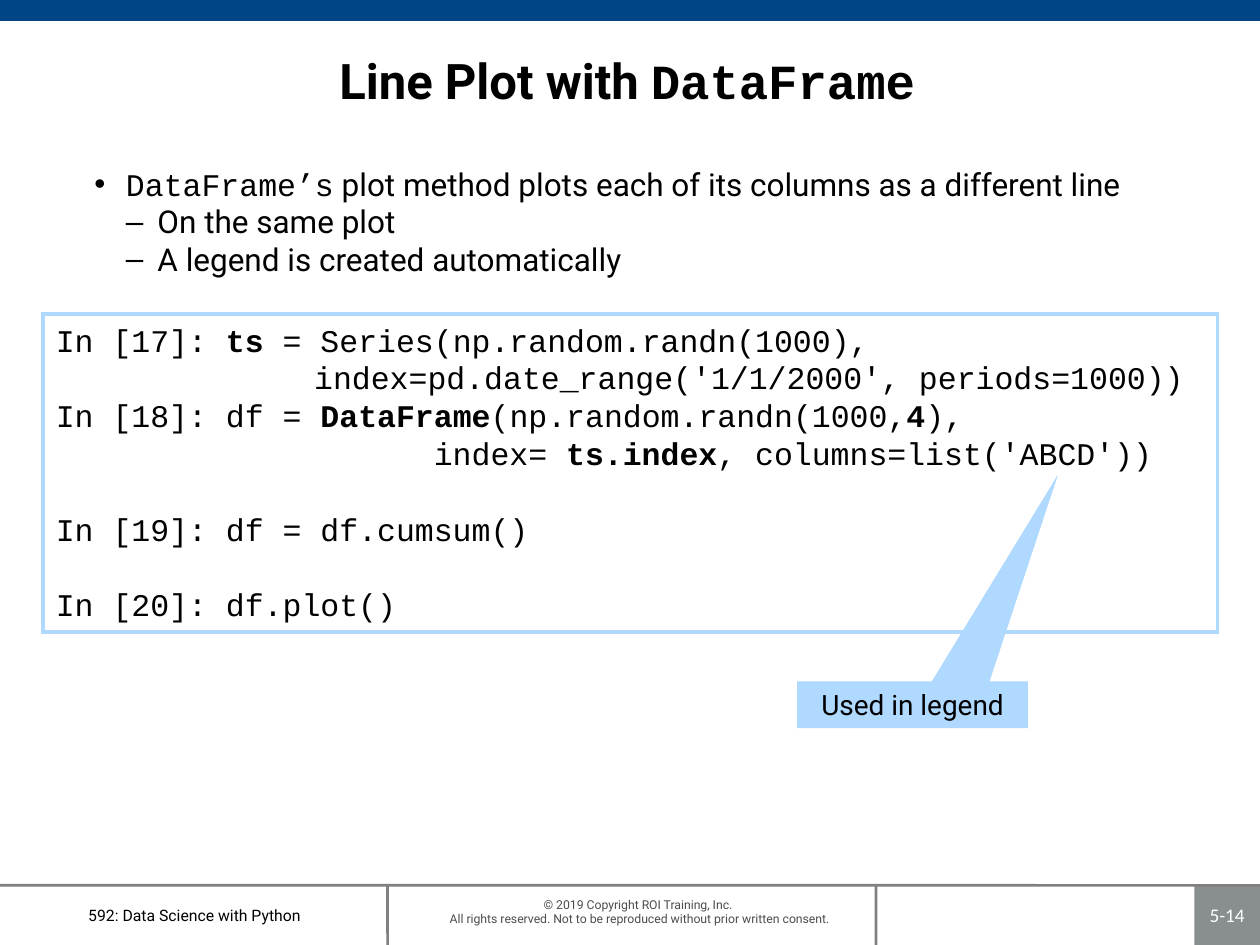
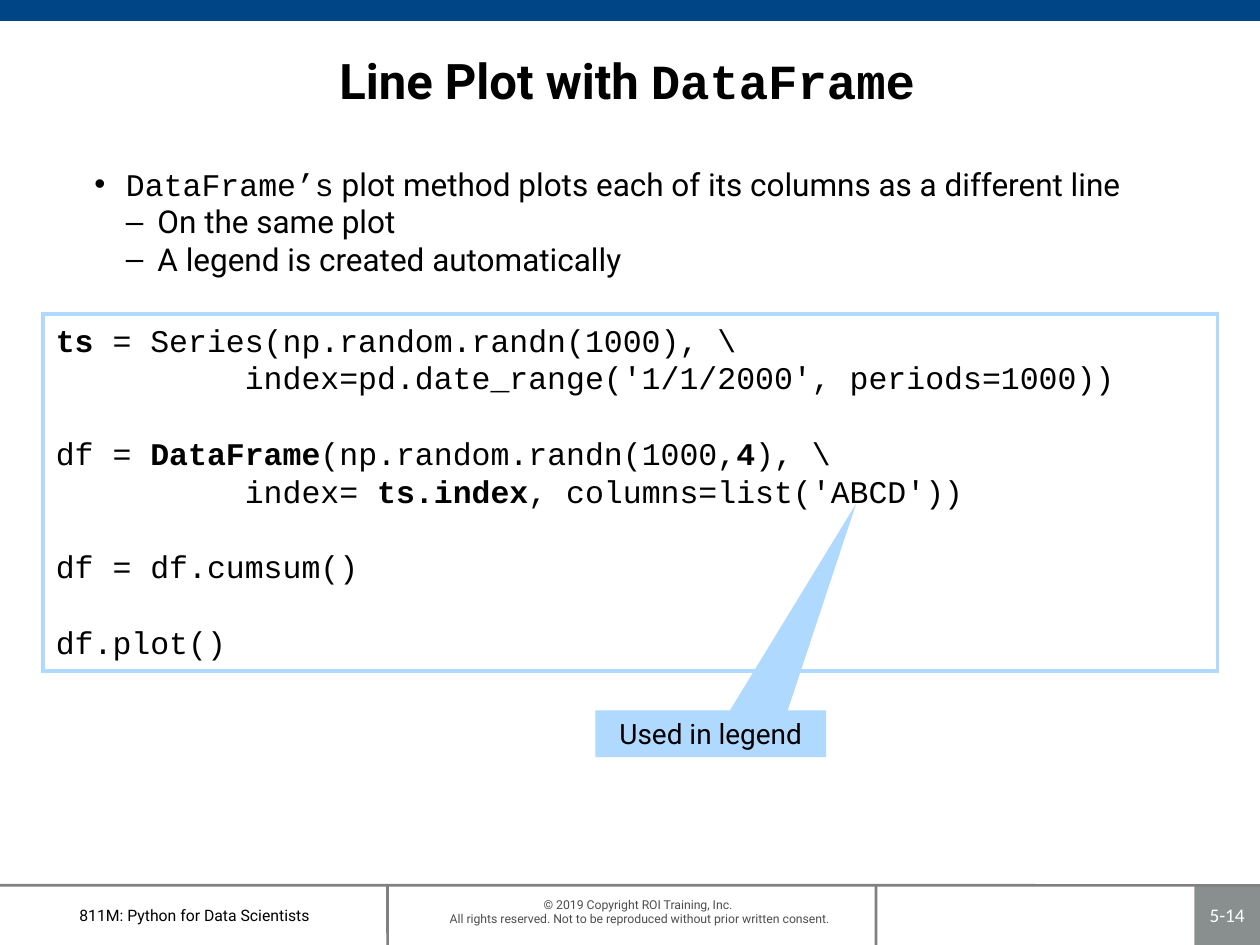
Before and after one commit to roitraining/PythonML, a slide deck: slide 14 of 811M-Ch05_PlottingAndVisualization.pptx. Drawn at 1260x945 pixels with LibreOffice and Linux fonts; fonts in the diff are those of the drawing; background and template pictures are left out. Boxes give left, top, right and bottom in pixels: in the first picture for what was removed or moved away, otherwise in the second. Text is boxed around its words. In the diff, an @@ line names an element or a change of style, - is before the commit and + after.

```diff
--- a/811M-Ch05_PlottingAndVisualization.pptx
+++ b/811M-Ch05_PlottingAndVisualization.pptx
@@ rectangle "ts = Series(np.random.randn(1000), \ index=pd.date_range('1/ ...": place and size @@
-rectangle "ts = Series(np.random.randn(1000), \ index=pd.date_range('1/ ..." at [43, 315, 1217, 633]
+rectangle "ts = Series(np.random.randn(1000), \ index=pd.date_range('1/ ..." at [43, 315, 1217, 672]
@@ text in rectangle at [56, 329, 1115, 472]: text changed @@
-In [17]: ts = Series(np.random.randn(1000), index=pd.date_range('1/1/2000', periods=1000))
-In [18]: df = DataFrame(np.random.randn(1000,4),
+ts = Series(np.random.randn(1000), \
+index=pd.date_range('1/1/2000', periods=1000))
+df = DataFrame(np.random.randn(1000,4), \
@@ text in rectangle at [56, 556, 358, 661]: text changed @@
-In [19]: df = df.cumsum()
-In [20]: df.plot()
+df = df.cumsum()
+df.plot()
@@ speech box "Used in legend": place and size @@
-speech box "Used in legend" at [798, 682, 1028, 728]
+speech box "Used in legend" at [595, 711, 825, 757]
@@ text at [79, 909, 310, 925]: text changed @@
-592: Data Science with Python
+811M: Python for Data Scientists
```
Also in this commit, not shown: 27 other slides changed.
